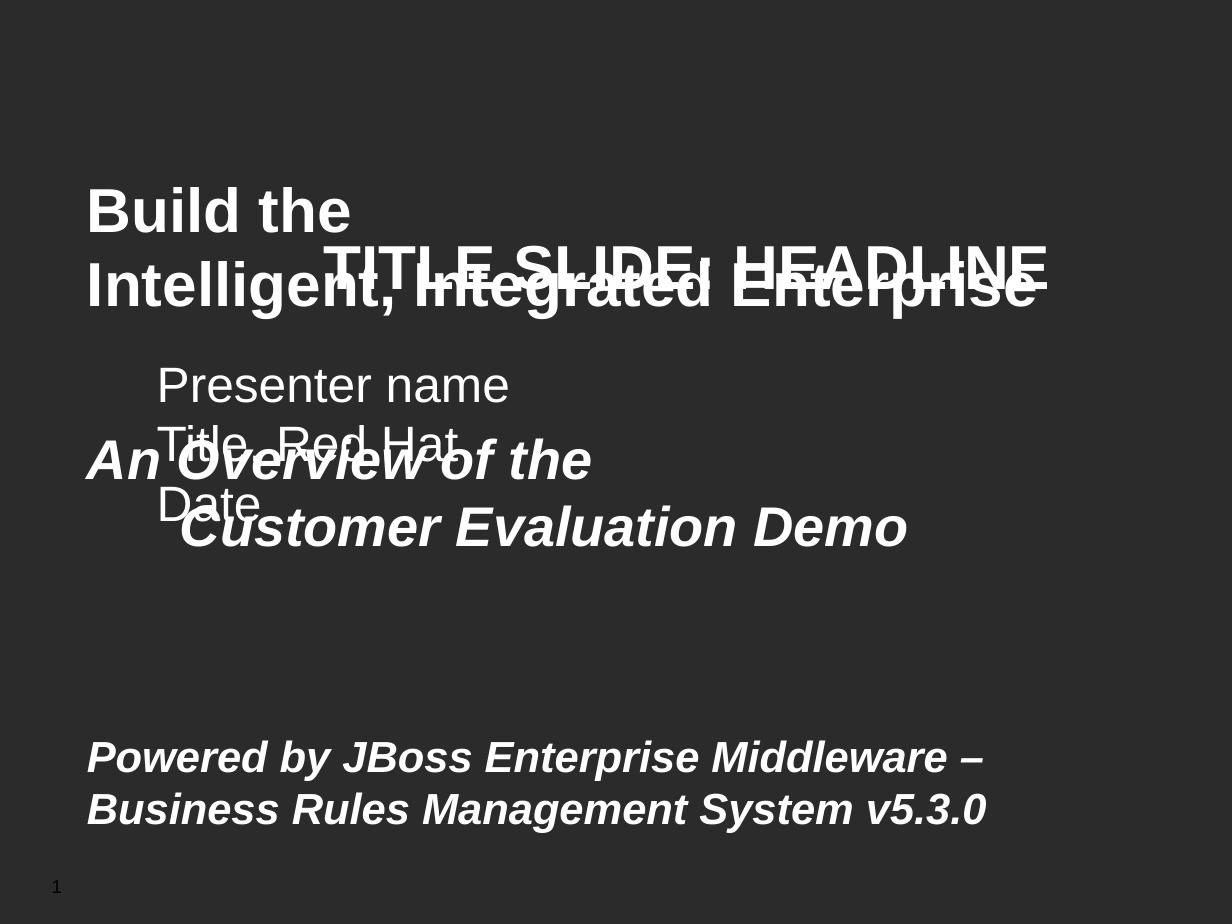
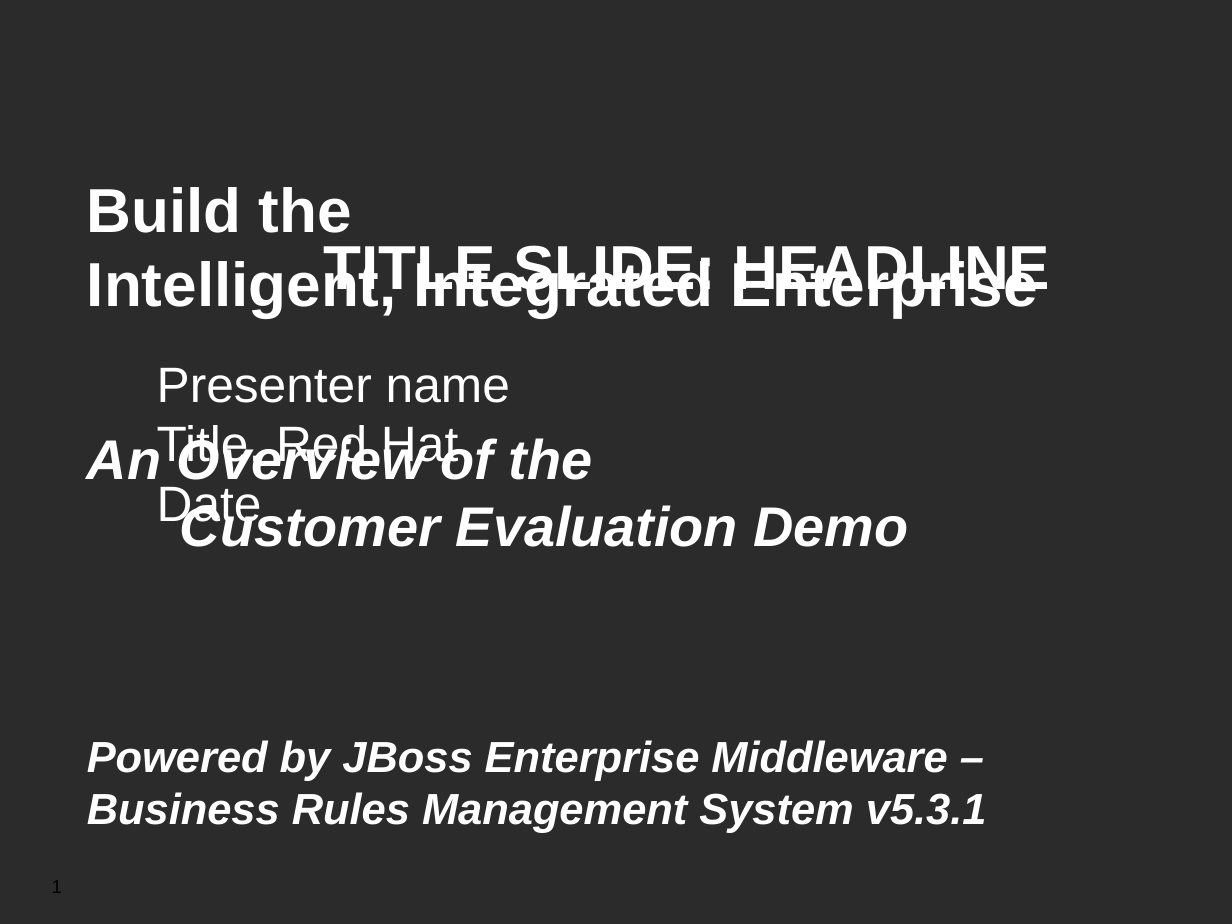
Before and after one commit to jbossdemocentral/brms-customer-evaluation-demo, a slide deck: slide 1 of Demo Overview.odp. Drawn at 1232x924 pixels with LibreOffice and Linux fonts; fonts in the diff are those of the drawing; background and template pictures are left out; a plain dark background stands for a picture behind light text. Boxes give left, top, right and bottom in pixels: in the first picture for what was removed or moved away, otherwise in the second. Text is boxed around its words. In the diff, an @@ line names an element or a change of style, - is before the commit and + after.

Commit message:
Updated overveiw slides for 5.3.1.

```diff
--- a/Demo Overview.odp
+++ b/Demo Overview.odp
@@ text at [87,792,987,833]: text changed @@
-Business Rules Management System v5.3.0
+Business Rules Management System v5.3.1
```
Also in this commit, not shown: 1 other file.
